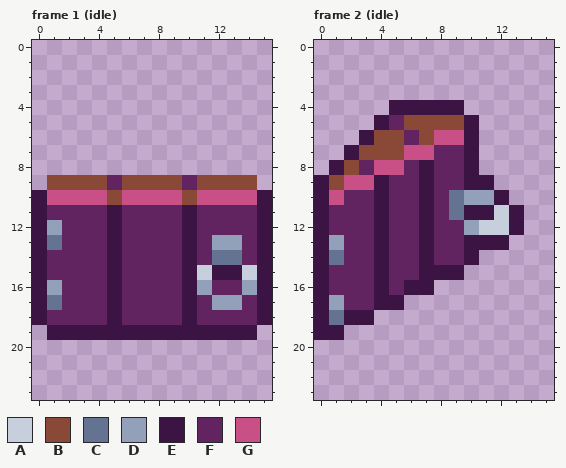
Two versions of one pixel-art file, core/assets/ase/actor_door_vertical.ase. The picture above was drawn from the file before the commit.
16x24 pixels, 4 frames. Shown: frame 1 (idle), frame 2 (idle). The commit also changed other frames, which this record leaves out.
Palette (. is transparent): A #c7cfdd  B #8a4836  C #657392  D #92a1b9  E #3b1443  F #622461  G #c85086
Pixels before, frame 1 (idle), first column x 0:
 9 .BBBBFBBBBFBBBB.
10 EGGGGBGGGGBGGGGE
11 EFFFFEFFFFEFFFFE
12 EDFFFEFFFFEFFFFE
13 ECFFFEFFFFEFDDFE
14 EFFFFEFFFFEFCCFE
15 EFFFFEFFFFEAEEAE
16 EDFFFEFFFFEDFFDE
17 ECFFFEFFFFEFDDFE
18 EFFFFEFFFFEFFFFE
19 .EEEEEEEEEEEEEE.
Pixels before, frame 2 (idle), first column x 0:
 4 .....EEEEE....
 5 ....EFBBBBE...
 6 ...EBBFBGGE...
 7 ..EBBBGGFFE...
 8 .EBFGGFEFFE...
 9 EBGGEFFEFFEE..
10 EGFFEFFEFCDDE.
11 EFFFEFFEFCEEAE
12 EFFFEFFEFFDAAE
13 EDFFEFFEFFEEE.
14 ECFFEFFEFFE...
15 EFFFEFFEEE....
16 EFFFEFEE......
17 EDFFEE........
18 ECEE..........
19 EE............
And afterwards:
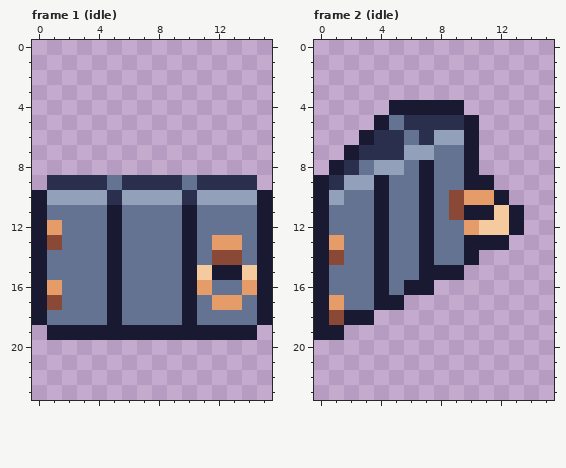
From old to new:
layer "wooden" added
layer "iron" added
layer "idle" removed
Colour A changes from #c7cfdd to #f6ca9f.
Colour B changes from #8a4836 to #2a2f4e.
Colour C changes from #657392 to #8a4836.
Colour D changes from #92a1b9 to #e69c69.
Colour E changes from #3b1443 to #1a1932.
Colour F changes from #622461 to #657392.
Colour G changes from #c85086 to #92a1b9.
Boxes around the changes in both pictures, in picture pixels (x1, y1, x2, y2):
changed: (32, 175, 272, 340)
changed: (314, 100, 524, 340)
